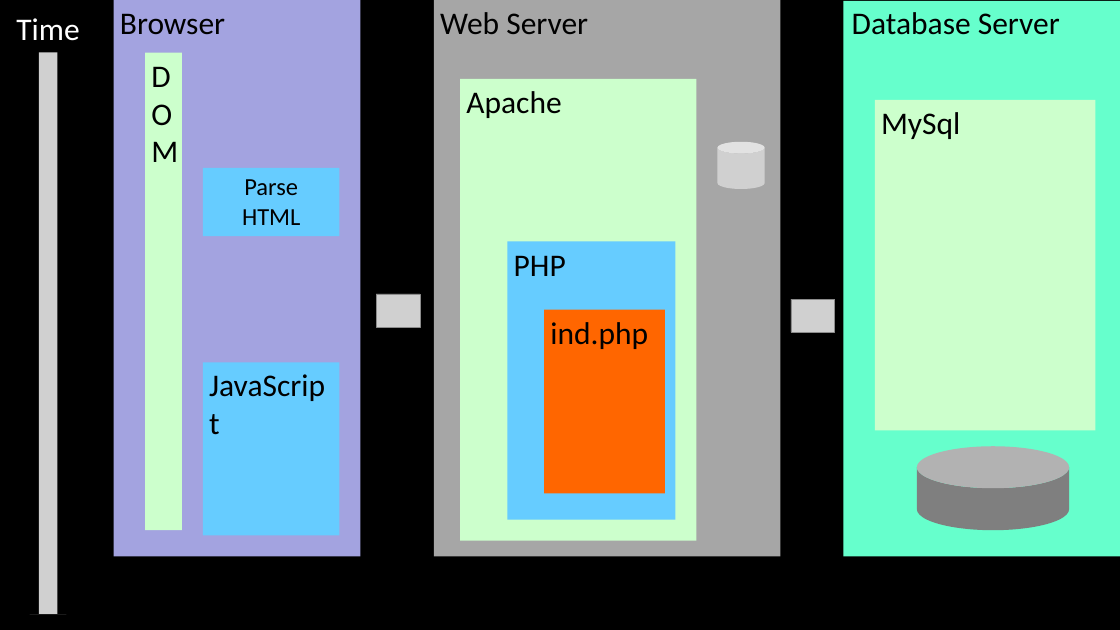
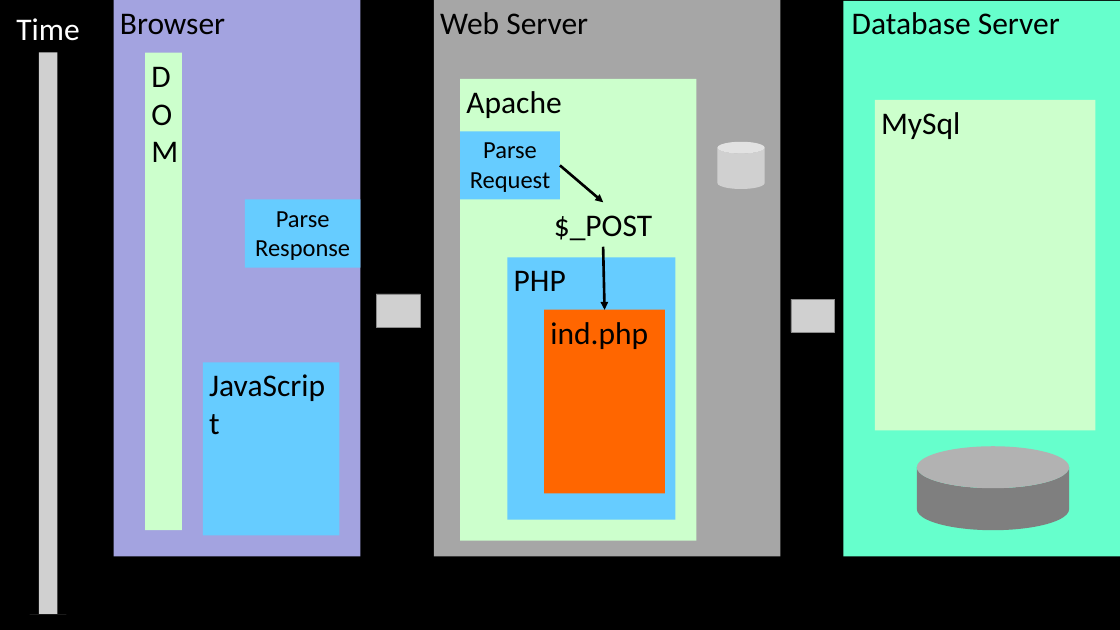
Before and after one commit to csev/wa4e, a slide deck: slide 10 of lectures/PHP-06-Forms.ppt. Drawn at 1120x630 pixels with LibreOffice and Linux fonts; fonts in the diff are those of the drawing; grey boxes stand for pictures. Boxes give left, top, right and bottom in pixels: in the first picture for what was removed or moved away, otherwise in the second. Text is boxed around its words. In the diff, an @@ line names an element or a change of style, - is before the commit and + after.

```diff
--- a/lectures/PHP-06-Forms.ppt
+++ b/lectures/PHP-06-Forms.ppt
@@ rectangle added at bbox=[460, 131, 560, 199], fill #66CCFF, 28 pt, text #000000 @@
+Parse
+Request
@@ arrow added from (560, 166) to (603, 202), #000000 3 pt @@
@@ rectangle "Parse": place and size @@
-rectangle "Parse" at bbox=[203, 168, 340, 236]
+rectangle "Parse" at bbox=[245, 200, 360, 268]
@@ text added at bbox=[554, 215, 652, 241], 36 pt, text #000000 @@
+$_POST
@@ text in rectangle at bbox=[255, 240, 350, 260]: text changed @@
-HTML
+Response
@@ rectangle "PHP": place and size @@
-rectangle "PHP" at bbox=[508, 241, 676, 520]
+rectangle "PHP" at bbox=[508, 257, 676, 520]
@@ arrow added from (603, 247) to (605, 310), #000000 3 pt @@
```
Also in this commit, not shown: 6 other slides changed, 4 other files.
